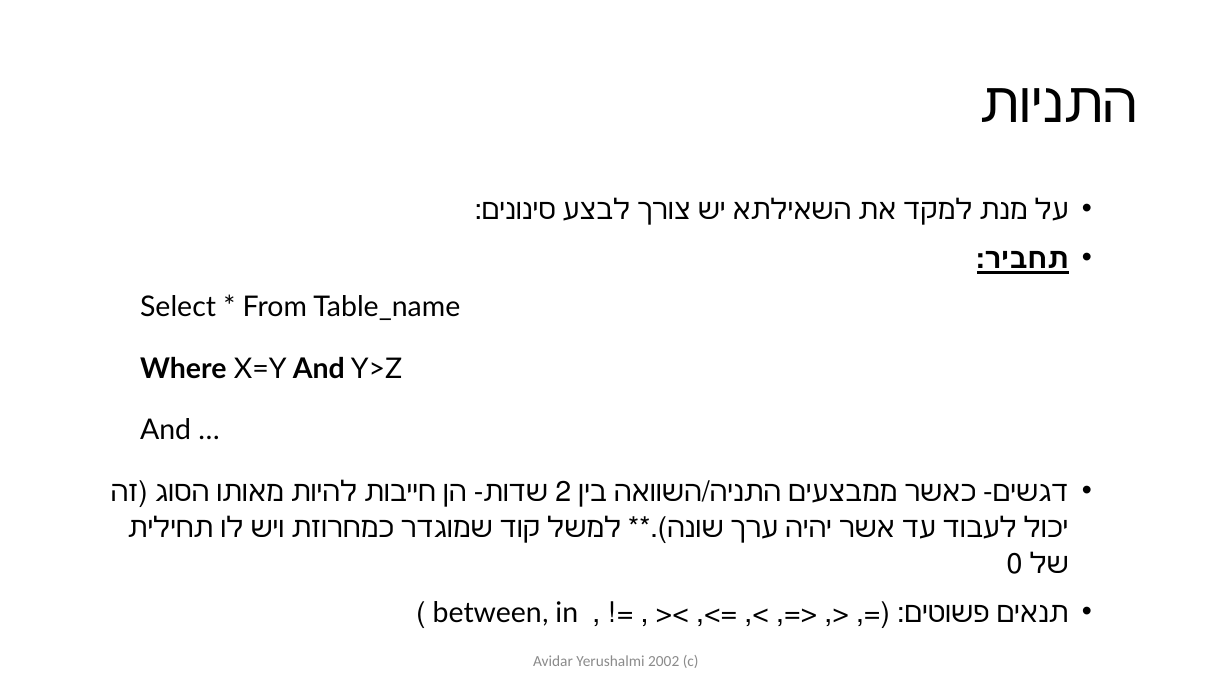
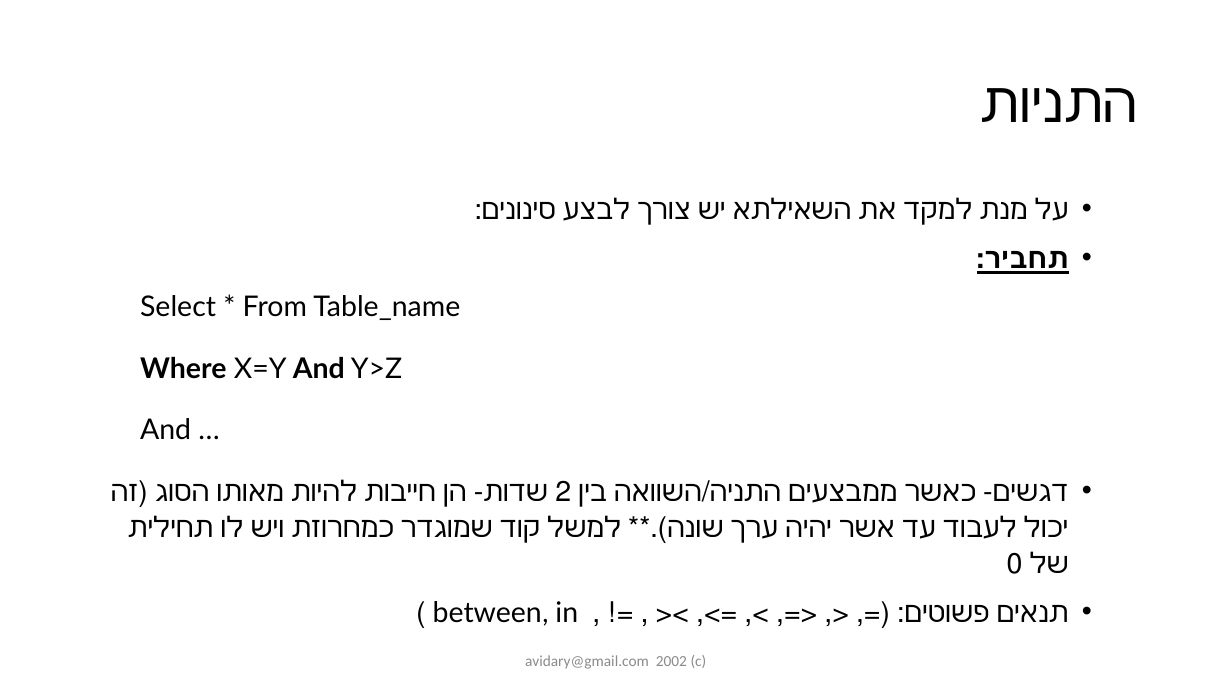
Before and after one commit to avidary/SQLpowerpoint, a slide deck: slide 46 of Smart QA - SQL for testing.pptx (slide 29 before the commit). Drawn at 1232x693 pixels with LibreOffice and Linux fonts; fonts in the diff are those of the drawing; background and template pictures are left out. Boxes give left, top, right and bottom in pixels: in the first picture for what was removed or moved away, otherwise in the second. Text is boxed around its words. In the diff, an @@ line names an element or a change of style, - is before the commit and + after.

```diff
--- a/Smart QA - SQL for testing.pptx
+++ b/Smart QA - SQL for testing.pptx
@@ text at box(525, 655, 707, 669): text changed @@
-Avidar Yerushalmi 2002 (c)
+avidary@gmail.com 2002 (c)
```
Also in this commit, not shown: 30 other slides changed, 17 slides added.
